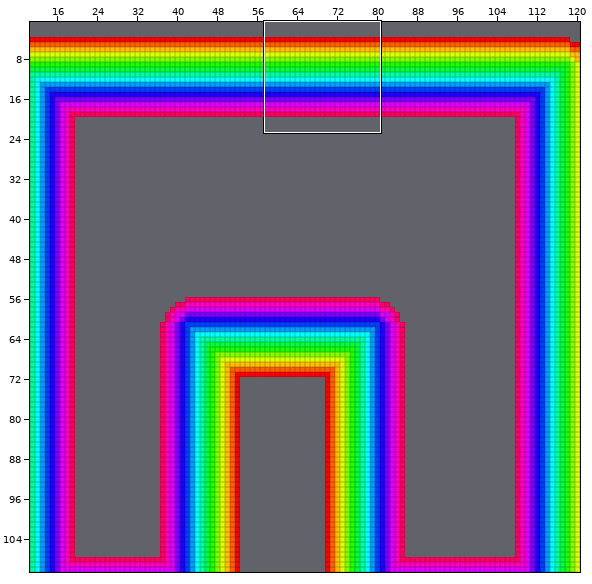
An edit to a level. Tiled map, assets/map.tmx. Above, an overview of the earlier version with the close-up marked.
Close-up. First the earlier version:
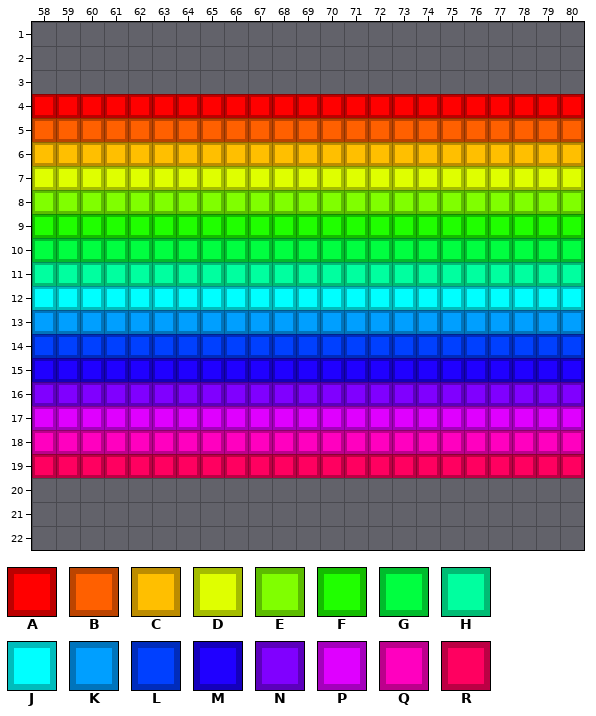
Cells are 8x8 px. Shown: x 58..80, y 1..22.
Key: from "tileset": A 16, B 17, C 18, D 19, E 20, F 21, G 22, H 23, J 24, K 25, L 26, M 27, N 28, P 29, Q 30, R 31.
_ is an empty cell.
Layer "Tile Layer 1" before, first column x 58:
 1 _______________________
 2 _______________________
 3 _______________________
 4 AAAAAAAAAAAAAAAAAAAAAAA
 5 BBBBBBBBBBBBBBBBBBBBBBB
 6 CCCCCCCCCCCCCCCCCCCCCCC
 7 DDDDDDDDDDDDDDDDDDDDDDD
 8 EEEEEEEEEEEEEEEEEEEEEEE
 9 FFFFFFFFFFFFFFFFFFFFFFF
10 GGGGGGGGGGGGGGGGGGGGGGG
11 HHHHHHHHHHHHHHHHHHHHHHH
12 JJJJJJJJJJJJJJJJJJJJJJJ
13 KKKKKKKKKKKKKKKKKKKKKKK
14 LLLLLLLLLLLLLLLLLLLLLLL
15 MMMMMMMMMMMMMMMMMMMMMMM
16 NNNNNNNNNNNNNNNNNNNNNNN
17 PPPPPPPPPPPPPPPPPPPPPPP
18 QQQQQQQQQQQQQQQQQQQQQQQ
19 RRRRRRRRRRRRRRRRRRRRRRR
20 _______________________
21 _______________________
22 _______________________
The same view after the edit:
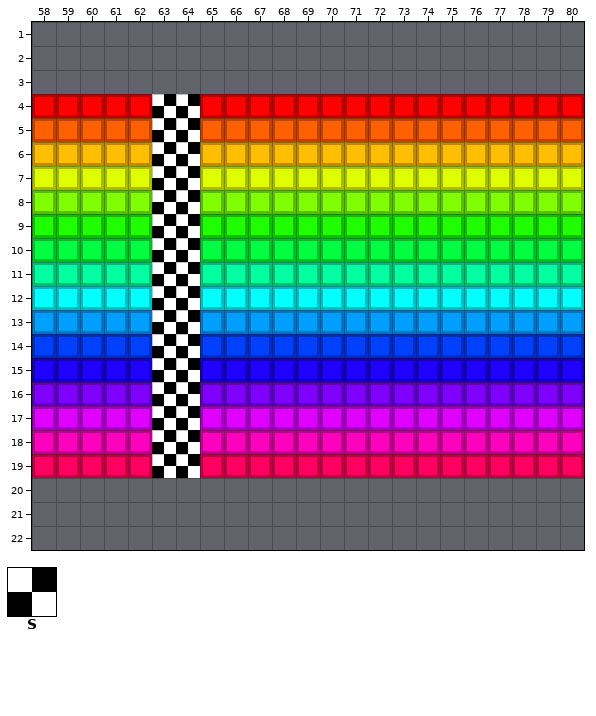
Further tiles: from "tileset": S 2.
Commit message: Start/finish line on the map
The edit:
Layer "Tile Layer 1":
y 4: x 63..64 AA -> SS
y 5: x 63..64 BB -> SS
y 6: x 63..64 CC -> SS
y 7: x 63..64 DD -> SS
y 8: x 63..64 EE -> SS
y 9: x 63..64 FF -> SS
y 10: x 63..64 GG -> SS
y 11: x 63..64 HH -> SS
y 12: x 63..64 JJ -> SS
y 13: x 63..64 KK -> SS
y 14: x 63..64 LL -> SS
y 15: x 63..64 MM -> SS
y 16: x 63..64 NN -> SS
y 17: x 63..64 PP -> SS
y 18: x 63..64 QQ -> SS
y 19: x 63..64 RR -> SS
